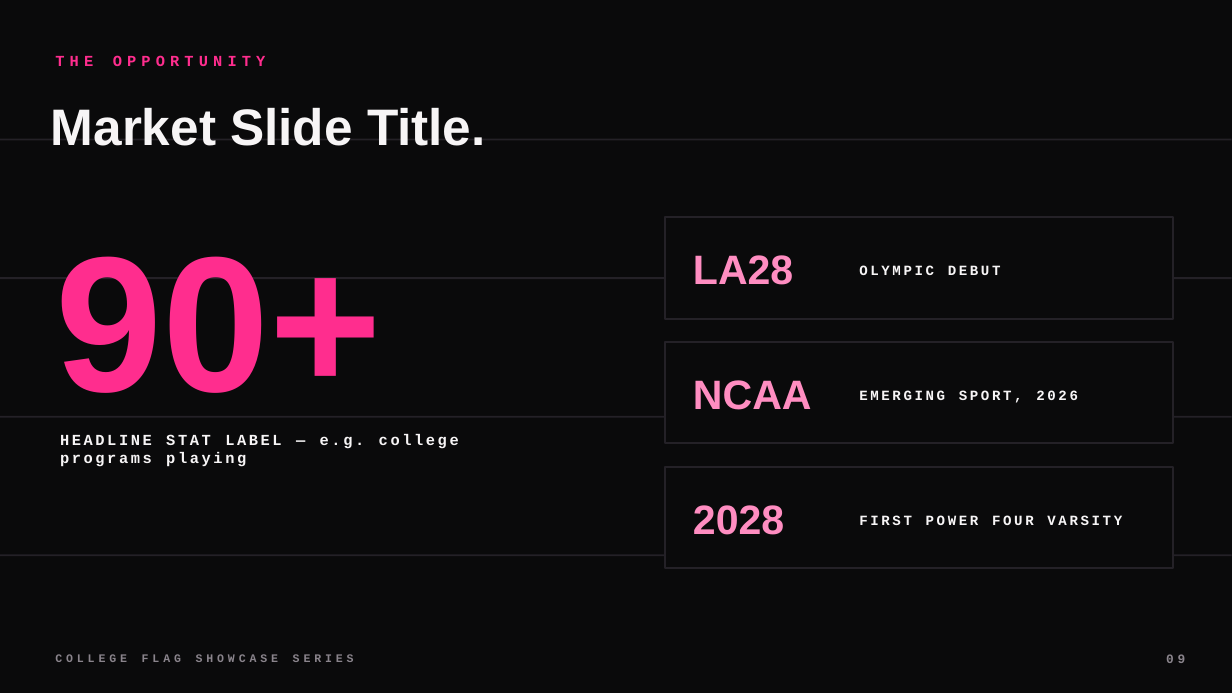
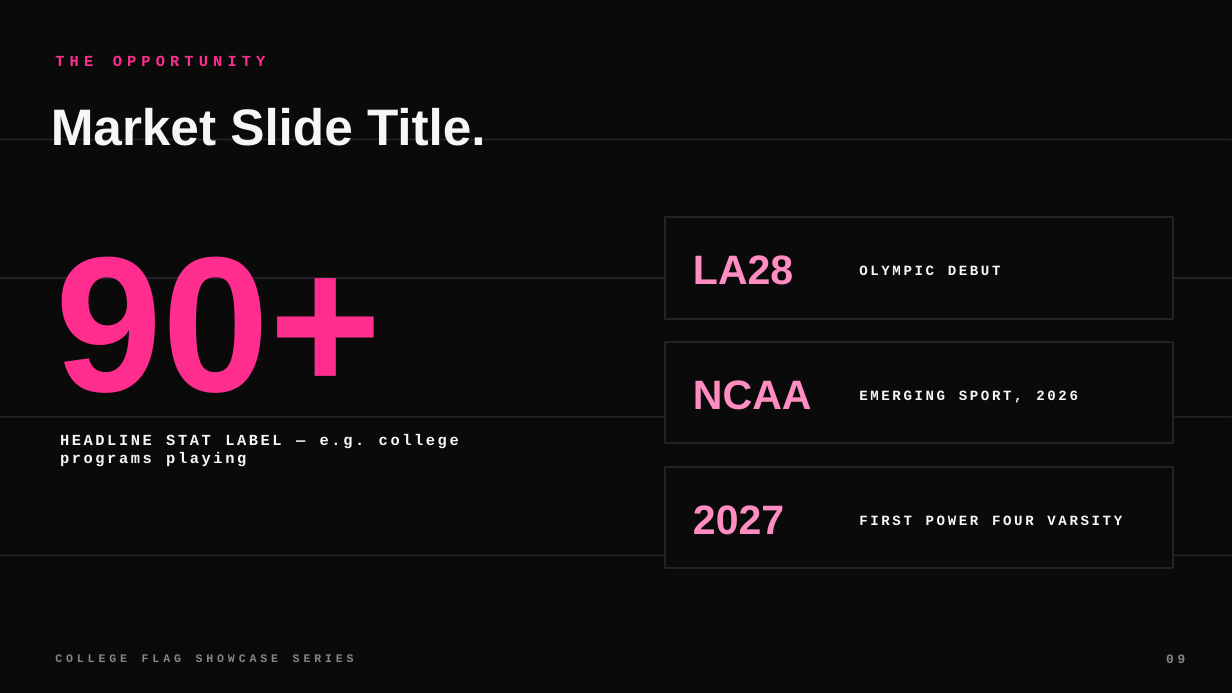
Before and after one commit to teamplayr-us/cfs-web, a slide deck: slide 9 of collateral/cfs-slides-template.pptx. Drawn at 1232x693 pixels with LibreOffice and Linux fonts; fonts in the diff are those of the drawing. Boxes give left, top, right and bottom in pixels: in the first picture for what was removed or moved away, otherwise in the second. Text is boxed around its words. In the diff, an @@ line names an element or a change of style, - is before the commit and + after.

```diff
--- a/collateral/cfs-slides-template.pptx
+++ b/collateral/cfs-slides-template.pptx
@@ text at (x1=693, y1=505, x2=784, y2=535): text changed @@
-2028
+2027
```
Also in this commit, not shown: 6 other files.
